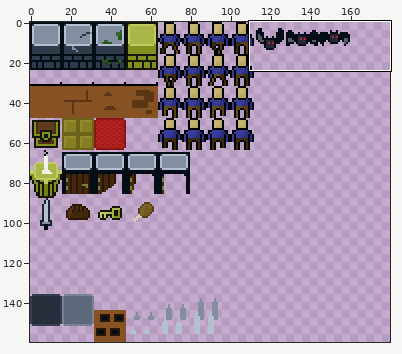
A sprite sheet gets an edit: _games/ancient-maze/TileSetForMaze.png. The picture above shows the old version from afar; the outline marks the close-up.
Close-up. Before the edit:
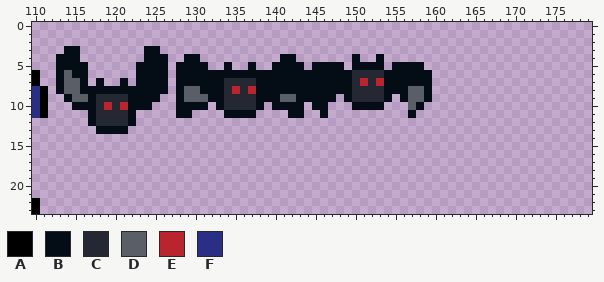
The file is 960x800 pixels, drawn in blocks of 5x5; one block is one cell here. Colours within 5 levels of each other are drawn and written as one. Shown: x 110..179, y 0..23. The wide view leaves out empty margins.
Palette (. is transparent): A #000000  B #040c15  C #252832  D #5a5e66  E #b9242f  F #2a2f85
Pixels before, first column x 110:
 3 ....BB........BB..................................
 4 ...BBB........BBB..BB..........BB.......B..B......
 5 ...BBBB......BBBB.BBBB..B..B..BBBB.BBBB.BBBB.BBBB.
 6 A..BDBB......BBBB.BBBBBBBBBBBBBBBBBBBBBBCCCCBBBBBB
 7 A..BDDB.B..B.BBBB.BBBBBBCCCCBBBBBBBBBBBBCECEBBBBBB
 8 FA.BDDBBBBBBBBBBB.BDDBBBCECEBBBBBBBBBBBBCCCCBBBDDB
 9 FA..BDDBCCCCBBBB..BDDDBBCCCCBBBDDBBBBB.BCCCCB.BDDB
10 FA...BBBCECEBBB...BBBB.BCCCCB.BBBB.BB...BBBB...DB.
11 FA.....BCCCCB.....BB....BBBB....BB..B..........B..
12 .......BCCCCB.....................................
13 ........BBBB......................................
14 ..................................................
15 ..................................................
16 ..................................................
17 ..................................................
18 ..................................................
19 ..................................................
20 ..................................................
21 ..................................................
22 A.................................................
23 A.................................................
After the commit:
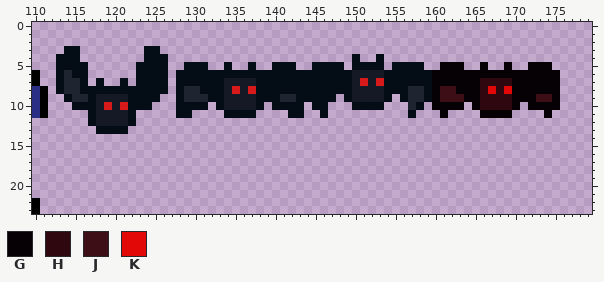
Colours new in this view: G #060105  H #2e080e  J #3d0e15  K #e30808
Changes in this commit:
colour C: #252832 -> #141925
colour D: #5a5e66 -> #1e2430
colour E: #b9242f -> #d61919
Changed rows in their new state; - is a pixel that keeps its letter.
first column x 128:
 4 -..----------..---------------------------------
 5 .--------------.-----------------GGG--G--G--GGG-
 6 --------------------------------GGGGGGGGGGGGGGGG
 7 --------------------------------GGGGGGHHHHGGGGGG
 8 --------------------------------GJJGGGHKHKGGGGGG
 9 --------------------------------GJJJGGHHHHGGGJJG
10 --------------------------------GGGG-GHHHHG-GGGG
11 ---------------------------------G----GGGG----G-
